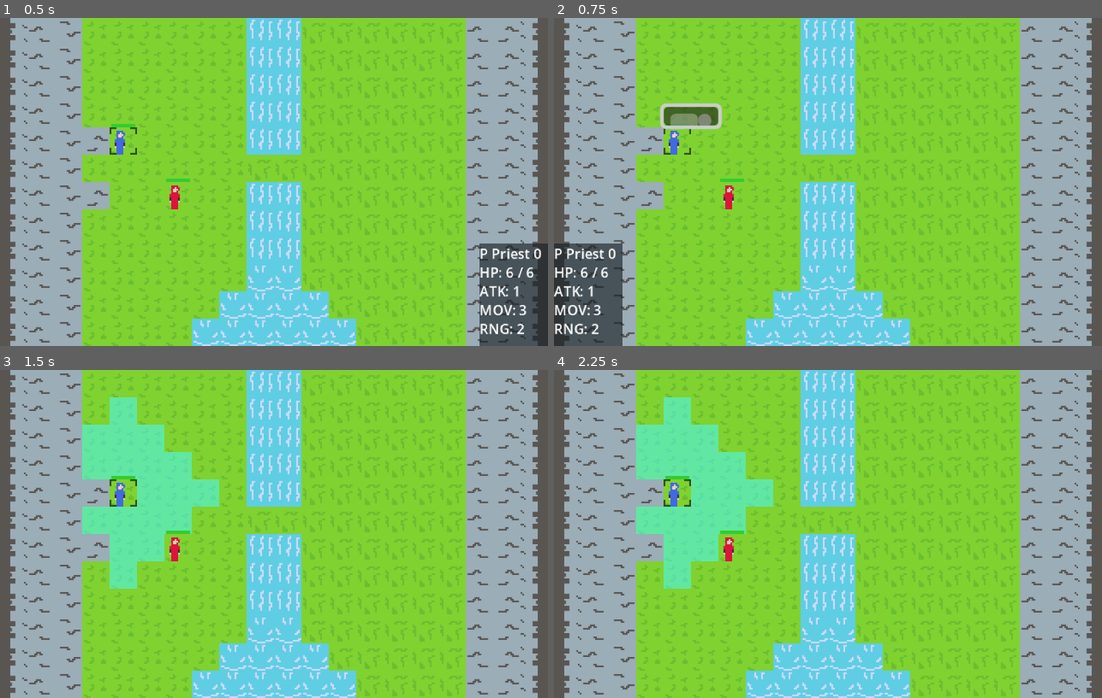
Above: before the commit, frames 1-4 (two rows, left to right).
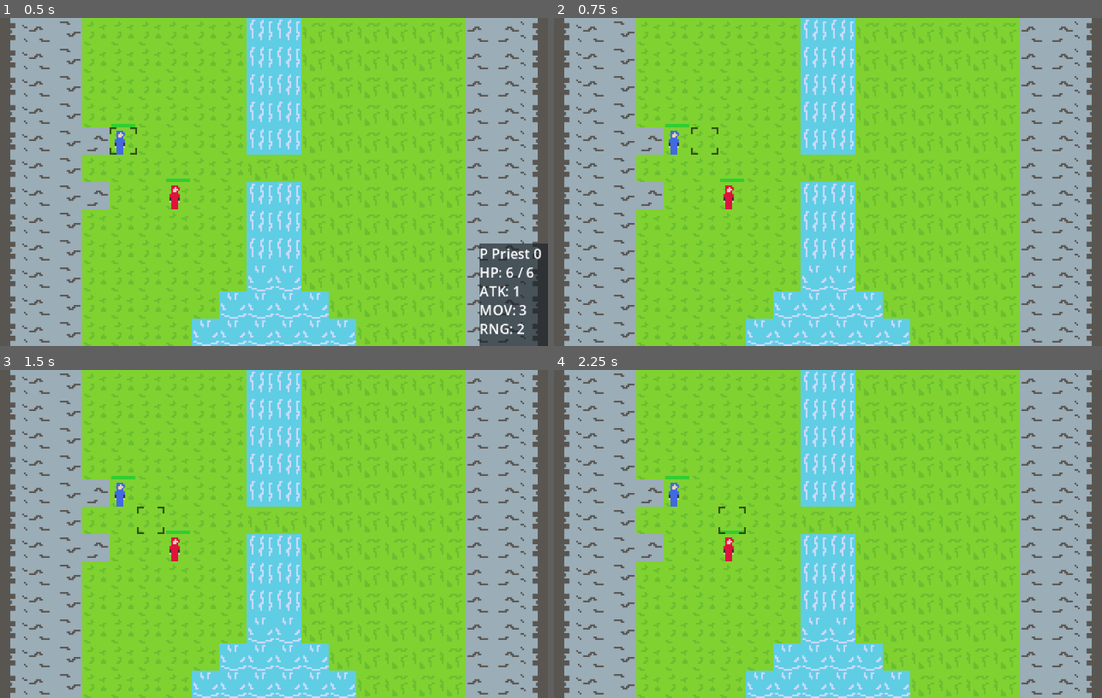
Above: after the commit, the same moments.

Repository: gui-stefanini/basictrpg
Game: Godot game, scene res://Scenes/InGame/game_manager.tscn
The game is run twice, just before and just after one commit, with the same random seed, the same clock (stepped at 60 frames per second) and the same inputs. This scene is started directly instead of the project's main scene.
Inputs (mouse positions are in pixels of both pictures, inside the frame that each line leads up to):
- Up to frame 1 (0.5 s): no input
- Up to frame 2 (0.75 s): tap Enter at 0.5 s; move the mouse to (948, 165) at 0.52 s; hold Right (move_right) from 0.53 s (still down); tap Z (confirm) at 0.6 s; click (948, 165) at 0.67 s
- Up to frame 3 (1.5 s): tap Z (confirm) at 1.25, 1.35 s; move the mouse to (164, 550) at 1.27 s; release Right (move_right) at 1.28 s; hold Down (move_down) from 1.28 s (still down)
- Up to frame 4 (2.25 s): tap Z (confirm) at 2, 2.1 s; move the mouse to (882, 461) at 2.02 s; release Down (move_down) at 2.03 s; hold Right (move_right) from 2.03 s (still down)

Frame 1 is identical in both runs. In frame 2, 4.8% of the frame differs, in the area x 0-31%, y 25-100%; in frame 3, 7.5%; in frame 4, 7.5%, in the area x 15-40%, y 8-67%.

Commit message:
Ver 1.0.1.5 - Pre
In progress keyboard act menu

Diff:
--- a/Scripts/GameScripts/game_manager.gd
+++ b/Scripts/GameScripts/game_manager.gd
@@ -273,13 +273,14 @@
 	if not CurrentGameState == GameState.PLAYER_TURN:
 		return
 
-	match CurrentGameState:
+	match CurrentSubState:
 		# We only want the cursor to move in specific phases.
-		SubState.UNIT_SELECTION_PHASE or SubState.TARGETING_PHASE:
+		SubState.UNIT_SELECTION_PHASE, SubState.TARGETING_PHASE:
 			var new_position = MyCursor.TilePosition + direction
 			if CheckGridBounds(new_position):
 				MyCursor.MoveToTile(new_position, GroundGrid)
 				DisplaySelectedUnitInfo()
+				return
 
 		SubState.ACTION_SELECTION_PHASE:
 			if direction.y == 1:
@@ -501,7 +502,6 @@
 	InputManager.direction_pressed.connect(_on_direction_pressed)
 	InputManager.confirm_pressed.connect(_on_confirm_pressed)
 	InputManager.cancel_pressed.connect(_on_cancel_pressed)
-	MyActionMenu.action_selected.connect(_on_action_menu_action_selected)
 
 	SetLevel()
 
